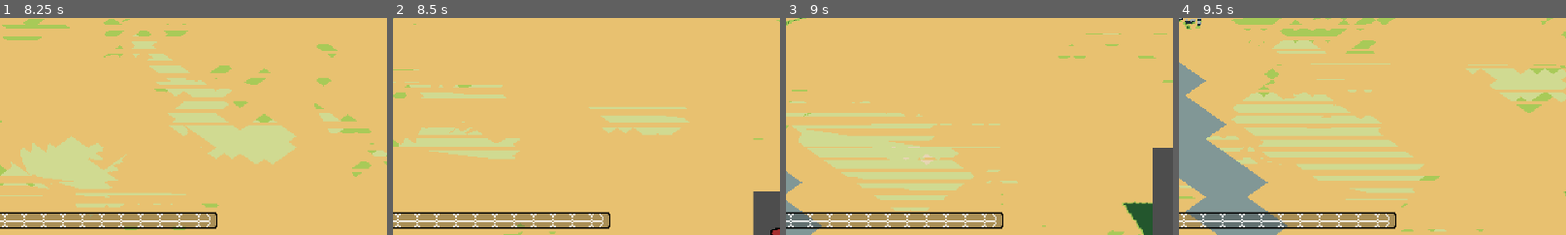
Above: before the commit, frames 1-4 (left to right).
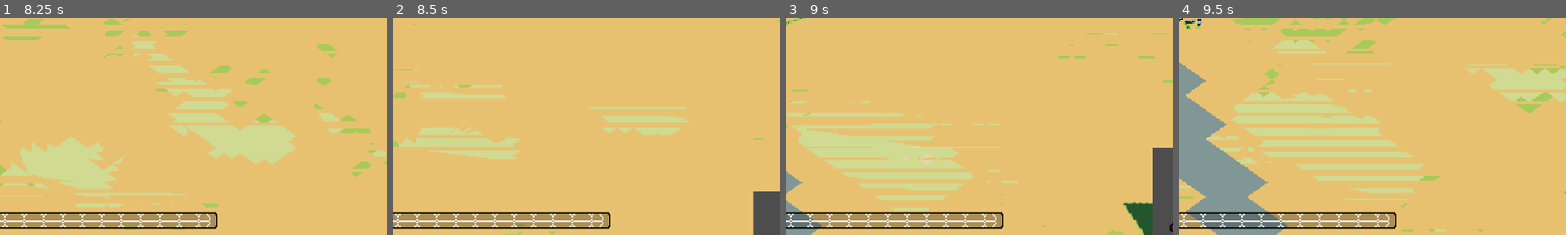
Above: after the commit, the same moments.

Repository: LargeMitchell/GMTKJAM2024
Game: Godot game, scene res://core/root.tscn
Same seed, same stepped clock (60 frames per second), same inputs: the game is played once before the commit and once after it.
Inputs (mouse positions are % of the whole screen's width and height, from its top left):
- Up to frame 1 (8.25 s): tap Enter (ui_accept) at 0.5, 0.77, 1.52, 3.02, 3.77, 4.52, 6.02, 6.77, 7.52 s; move the mouse to (72, 45) at 0.52 s; press the mouse at (72, 45) at 0.53 s; hold D (right) 0.53-1.28 s; move the mouse to (30, 55) at 1.27 s; release the mouse at (30, 55) at 1.28 s; hold S (down) 1.28-2.03 s; click (30, 55) at 1.35 s; move the mouse to (60, 28) at 2.02 s; press the mouse at (60, 28) at 2.03 s; hold D (right) 2.03-2.78 s; move the mouse to (45, 70) at 2.77 s; release the mouse at (45, 70) at 2.78 s; hold W (up) 2.78-3.53 s; click (45, 70) at 2.85 s; move the mouse to (80, 65) at 3.52 s; press the mouse at (80, 65) at 3.53 s; hold A (left) 3.53-5.03 s; move the mouse to (20, 35) at 4.27 s; release the mouse at (20, 35) at 4.28 s; click (20, 35) at 4.35 s; move the mouse to (55, 50) at 5.02 s; press the mouse at (55, 50) at 5.03 s; hold S (down) 5.03-5.78 s; move the mouse to (35, 25) at 5.77 s; release the mouse at (35, 25) at 5.78 s; hold D (right) 5.78-6.53 s; click (35, 25) at 5.85 s; move the mouse to (72, 45) at 6.52 s; press the mouse at (72, 45) at 6.53 s; hold W (up) 6.53-7.28 s; move the mouse to (30, 55) at 7.27 s; release the mouse at (30, 55) at 7.28 s; hold D (right) 7.28-8.03 s; click (30, 55) at 7.35 s; move the mouse to (60, 28) at 8.02 s; press the mouse at (60, 28) at 8.03 s; hold S (down) from 8.03 s (still down)
- Up to frame 2 (8.5 s): keep holding S (down)
- Up to frame 3 (9 s): move the mouse to (45, 70) at 8.77 s; release S (down) at 8.78 s; release the mouse at (45, 70) at 8.78 s; hold A (left) from 8.78 s (still down); click (45, 70) at 8.85 s
- Up to frame 4 (9.5 s): keep holding A (left); tap Enter (ui_accept) at 9.02 s
The pictures show only the part of the screen within x 50-100%, y 50-100%; the shares and areas given below are measured in that part.

Frame 1 is identical in both runs. In frame 2, less than 0.1% of the frame differs, in the area x 97-100%, y 96-100%; in frame 3, less than 0.1%; in frame 4, nothing differs.

Commit message:
Added sprite flipping based on enemy velocity

Diff:
--- a/enemy/Parent_Enemy.gd
+++ b/enemy/Parent_Enemy.gd
@@ -59,6 +59,10 @@
 		SHOOTING: shooting_state()
 
 	calculate_distance()
+	if velocity.x > 1:
+		AnimatedSprite.flip_h = false
+	elif velocity.x < 1:
+		AnimatedSprite.flip_h = true
 
 	move_and_slide()
 
--- a/enemy/police_enemy.tscn
+++ b/enemy/police_enemy.tscn
@@ -27,15 +27,9 @@
 
 [node name="PoliceEnemy" instance=ExtResource("1_axe3q")]
 
-[node name="Mesh" parent="." index="0"]
-visible = false
-
-[node name="AnimatedSprite3D" parent="." index="1"]
+[node name="AnimatedSprite3D" parent="." index="0"]
 transform = Transform3D(1, 0, 0, 0, 1, 0, 0, 0, 1, 0, 2.09362, 0)
 pixel_size = 0.1
-billboard = 1
-alpha_cut = 3
-texture_filter = 0
 sprite_frames = SubResource("SpriteFrames_07j8o")
 frame_progress = 0.0498104
 speed_scale = 2.0
